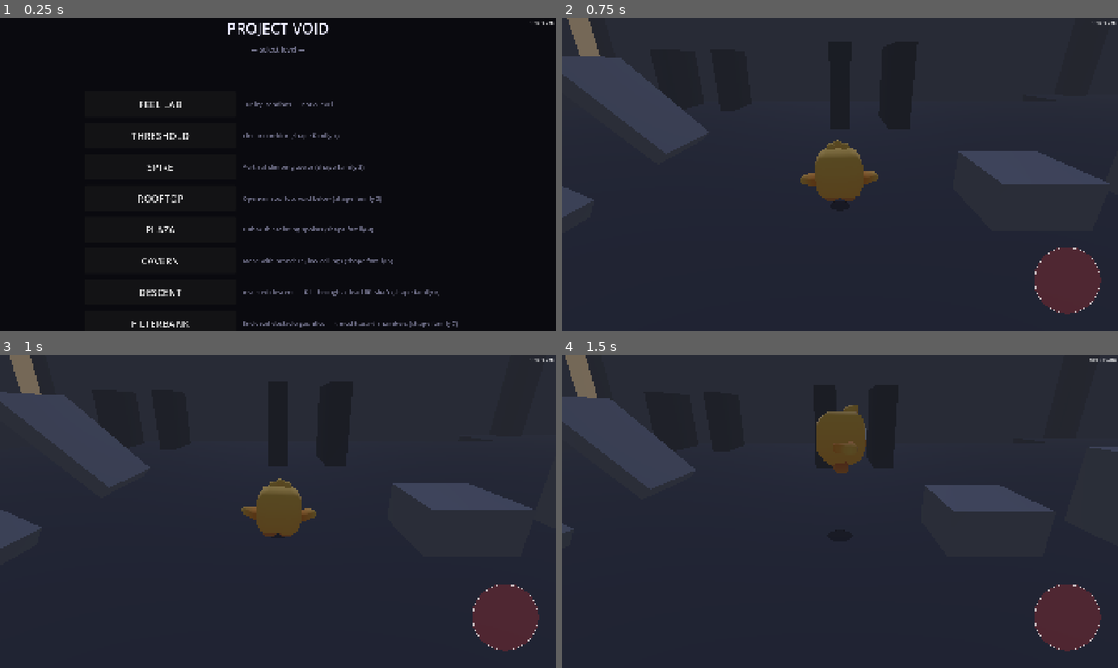
Above: before the commit, frames 1-4 (two rows, left to right).
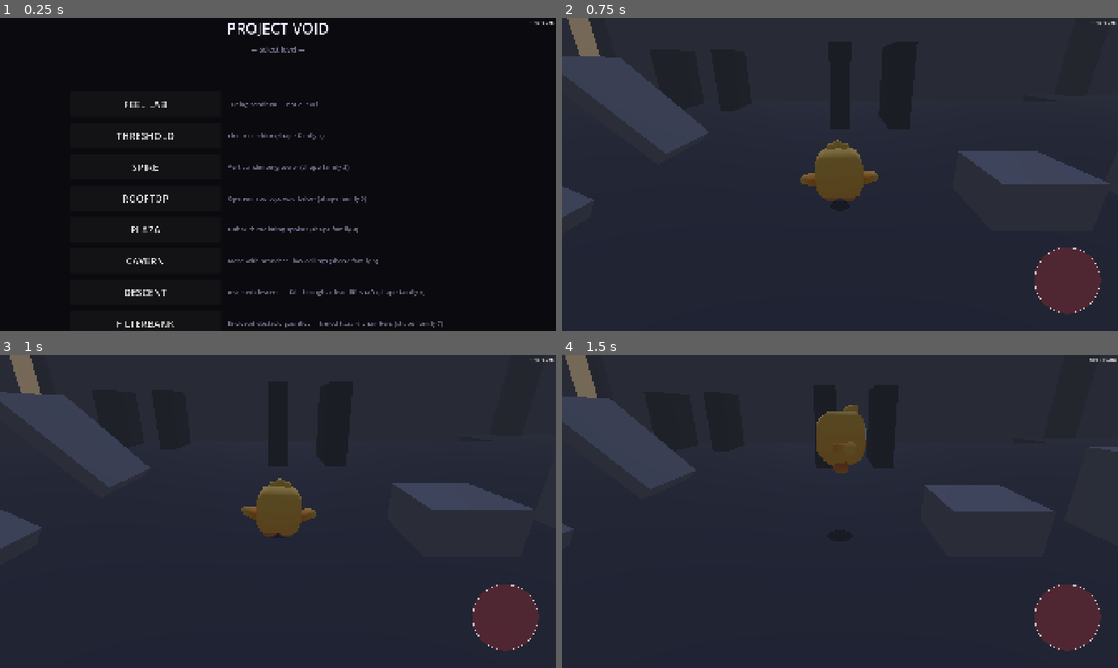
Above: after the commit, the same moments.

Repository: Adam-Vozzo/mobile-game-6
Game: Godot game, scene res://scenes/ui/level_select.tscn
The game is run twice, just before and just after one commit, with the same random seed, the same clock (stepped at 60 frames per second) and the same inputs.
Inputs (mouse positions are in pixels of both pictures, inside the frame that each line leads up to):
- Up to frame 1 (0.25 s): no input
- Up to frame 2 (0.75 s): click "FEEL LAB" at 0.5 s
- Up to frame 3 (1 s): no input
- Up to frame 4 (1.5 s): tap Enter at 1.25 s; move the mouse to (962, 495) at 1.27 s; hold Right (move_right) from 1.28 s (still down); hold Space (jump) from 1.28 s (still down); click (962, 495) at 1.42 s

The runs differ from the first frame. In frame 1, 2.9% of the frame differs, in the area x 21-83%, y 26-99%; in frame 2, nothing differs; in frame 3, nothing differs; in frame 4, nothing differs.

Commit message:
feat: Arena — ringed arena (shape-family 9, iter 104); breadth directive complete
Adds scenes/levels/arena.tscn + scripts/levels/arena.gd: "The Annulus",
a decommissioned pressure containment ring. Eastern arc collapsed; player
circuits the western three-quarter ring and vaults to a floating altar.

Route: SpawnSlab → SWCorner → WestArm → [MovPlatArena 9 m void, 4.5 s
period, 0.5 m clearances] → NWCorner (CP) → NorthArm [PatrolSentry ±3 m
X, 2.0 m/s] → [3.5 m horizontal + 4 m vertical vault] → CentralAltar (WIN).
One DataShard on ShardPedestal in the void (2.5 m south jump from NorthArm).
KillFloor at Y=-22. Sodium amber → cold blue → biolume cyan lighting arc.

Level selector (scripts/ui/level_select.gd) and dev menu Load Level
(tools/dev_menu/dev_menu_overlay.gd) updated with Arena entry.

All 9 shape families from docs/CLAUDE.md are now playable. Breadth
directive fulfilled. Escalating to human to pick a survivor shape.

https://claude.ai/code/session_01Seji735jnUwij2sVp2b5Ne

Diff:
--- /dev/null
+++ b/scenes/levels/arena.tscn
@@ -0,0 +1,268 @@
+[gd_scene load_steps=30 format=3]
+
+[ext_resource type="Script" path="res://scripts/levels/arena.gd" id="1_arena"]
+[ext_resource type="Script" path="res://scripts/levels/checkpoint.gd" id="2_cp"]
+[ext_resource type="Script" path="res://scripts/levels/win_state.gd" id="3_win"]
+[ext_resource type="PackedScene" path="res://scenes/player/player.tscn" id="4_player"]
+[ext_resource type="PackedScene" path="res://scenes/player/camera_rig.tscn" id="5_camrig"]
+[ext_resource type="PackedScene" path="res://scenes/ui/touch_overlay.tscn" id="6_touch"]
+[ext_resource type="Material" path="res://resources/materials/mat_concrete.tres" id="7_matC"]
+[ext_resource type="Material" path="res://resources/materials/mat_concrete_dark.tres" id="8_matCd"]
+[ext_resource type="Script" path="res://scripts/levels/ghost_trail_renderer.gd" id="9_ghost"]
+[ext_resource type="Script" path="res://tools/debug/player_debug_draw.gd" id="10_dbg"]
+[ext_resource type="PackedScene" path="res://scenes/levels/data_shard.tscn" id="11_shard"]
+[ext_resource type="Script" path="res://scripts/levels/moving_platform.gd" id="12_movp"]
+[ext_resource type="Script" path="res://scripts/levels/hazard_body.gd" id="13_hazard"]
+
+[sub_resource type="Environment" id="E_env"]
+background_mode = 1
+background_color = Color(0.02, 0.02, 0.03, 1)
+ambient_light_source = 2
+ambient_light_color = Color(0.06, 0.08, 0.14, 1)
+ambient_light_energy = 0.12
+tonemap_mode = 2
+fog_enabled = true
+fog_light_color = Color(0.02, 0.03, 0.06, 1)
+fog_light_energy = 1.0
+fog_density = 0.055
+fog_aerial_perspective = 0.25
+fog_sky_affect = 0.0
+
+[sub_resource type="BoxMesh" id="M_spawn"]
+material = ExtResource("8_matCd")
+size = Vector3(12, 0.5, 4)
+
+[sub_resource type="BoxShape3D" id="S_full"]
+size = Vector3(12, 0.5, 4)
+
+[sub_resource type="BoxMesh" id="M_north"]
+material = ExtResource("7_matC")
+size = Vector3(12, 0.5, 4)
+
+[sub_resource type="BoxMesh" id="M_corner"]
+material = ExtResource("8_matCd")
+size = Vector3(4, 0.5, 4)
+
+[sub_resource type="BoxShape3D" id="S_corner"]
+size = Vector3(4, 0.5, 4)
+
+[sub_resource type="BoxMesh" id="M_arm"]
+material = ExtResource("8_matCd")
+size = Vector3(4, 0.5, 3)
+
+[sub_resource type="BoxShape3D" id="S_arm"]
+size = Vector3(4, 0.5, 3)
+
+[sub_resource type="BoxMesh" id="M_altar"]
+material = ExtResource("7_matC")
+size = Vector3(5, 0.5, 5)
+
+[sub_resource type="BoxShape3D" id="S_altar"]
+size = Vector3(5, 0.5, 5)
+
+[sub_resource type="BoxMesh" id="M_sm"]
+material = ExtResource("8_matCd")
+size = Vector3(3, 0.5, 3)
+
+[sub_resource type="BoxShape3D" id="S_sm"]
+size = Vector3(3, 0.5, 3)
+
+[sub_resource type="BoxMesh" id="M_movp"]
+material = ExtResource("7_matC")
+size = Vector3(3, 0.5, 3)
+
+[sub_resource type="BoxMesh" id="M_col"]
+material = ExtResource("8_matCd")
+size = Vector3(0.8, 48, 0.8)
+
+[sub_resource type="BoxShape3D" id="S_cp"]
+size = Vector3(4, 3, 4)
+
+[sub_resource type="BoxShape3D" id="S_win"]
+size = Vector3(5, 2, 5)
+
+[sub_resource type="BoxShape3D" id="S_kill"]
+size = Vector3(36, 4, 36)
+
+[node name="Arena" type="Node3D"]
+script = ExtResource("1_arena")
+
+[node name="WorldEnv" type="WorldEnvironment" parent="."]
+environment = SubResource("E_env")
+
+[node name="KeyLight" type="DirectionalLight3D" parent="."]
+transform = Transform3D(1, 0, 0, 0, 0.940, 0.342, 0, -0.342, 0.940, 0, 20, 0)
+light_color = Color(0.28, 0.34, 0.58, 1)
+light_energy = 0.06
+shadow_enabled = false
+
+[node name="Lights" type="Node3D" parent="."]
+
+[node name="SpawnLight" type="OmniLight3D" parent="Lights"]
+transform = Transform3D(1, 0, 0, 0, 1, 0, 0, 0, 1, 0, 3, 8)
+light_color = Color(0.90, 0.62, 0.22, 1)
+light_energy = 2.0
+omni_range = 12.0
+
+[node name="SWLight" type="OmniLight3D" parent="Lights"]
+transform = Transform3D(1, 0, 0, 0, 1, 0, 0, 0, 1, -8, 3, 8)
+light_color = Color(0.85, 0.50, 0.18, 1)
+light_energy = 1.8
+omni_range = 10.0
+
+[node name="WestLight" type="OmniLight3D" parent="Lights"]
+transform = Transform3D(1, 0, 0, 0, 1, 0, 0, 0, 1, -8, 3, -1)
+light_color = Color(0.30, 0.42, 0.85, 1)
+light_energy = 2.0
+omni_range = 12.0
+
+[node name="NWLight" type="OmniLight3D" parent="Lights"]
+transform = Transform3D(1, 0, 0, 0, 1, 0, 0, 0, 1, -8, 3, -8)
+light_color = Color(0.28, 0.40, 0.85, 1)
+light_energy = 2.0
+omni_range = 12.0
+
+[node name="NorthLight" type="OmniLight3D" parent="Lights"]
+transform = Transform3D(1, 0, 0, 0, 1, 0, 0, 0, 1, 0, 3, -8)
+light_color = Color(0.25, 0.42, 0.82, 1)
+light_energy = 2.0
+omni_range = 14.0
+
+[node name="AltarLight" type="OmniLight3D" parent="Lights"]
+transform = Transform3D(1, 0, 0, 0, 1, 0, 0, 0, 1, 0, 5, 0)
+light_color = Color(0.15, 0.88, 0.80, 1)
+light_energy = 4.0
+omni_range = 14.0
+
+[node name="PlayerSpawn" type="Marker3D" parent="."]
+transform = Transform3D(1, 0, 0, 0, 1, 0, 0, 0, 1, 0, 1, 8)
+
+[node name="Player" parent="." instance=ExtResource("4_player")]
+transform = Transform3D(1, 0, 0, 0, 1, 0, 0, 0, 1, 0, 1, 8)
+
+[node name="CameraRig" parent="." instance=ExtResource("5_camrig")]
+target_path = NodePath("../Player")
+
+[node name="TouchOverlay" parent="." instance=ExtResource("6_touch")]
+
+[node name="PlayerDebugDraw" type="MeshInstance3D" parent="."]
+script = ExtResource("10_dbg")
+
+[node name="GhostTrailRenderer" type="Node3D" parent="."]
+script = ExtResource("9_ghost")
+
+[node name="Platforms" type="Node3D" parent="."]
+
+[node name="SpawnSlab" type="StaticBody3D" parent="Platforms"]
+transform = Transform3D(1, 0, 0, 0, 1, 0, 0, 0, 1, 0, -0.25, 8)
+[node name="Mesh" type="MeshInstance3D" parent="Platforms/SpawnSlab"]
+mesh = SubResource("M_spawn")
+[node name="Collider" type="CollisionShape3D" parent="Platforms/SpawnSlab"]
+shape = SubResource("S_full")
+
+[node name="SWCorner" type="StaticBody3D" parent="Platforms"]
+transform = Transform3D(1, 0, 0, 0, 1, 0, 0, 0, 1, -8, -0.25, 8)
+[node name="Mesh" type="MeshInstance3D" parent="Platforms/SWCorner"]
+mesh = SubResource("M_corner")
+[node name="Collider" type="CollisionShape3D" parent="Platforms/SWCorner"]
+shape = SubResource("S_corner")
+
+[node name="WestArm" type="StaticBody3D" parent="Platforms"]
+transform = Transform3D(1, 0, 0, 0, 1, 0, 0, 0, 1, -8, -0.25, 4.5)
+[node name="Mesh" type="MeshInstance3D" parent="Platforms/WestArm"]
+mesh = SubResource("M_arm")
+[node name="Collider" type="CollisionShape3D" parent="Platforms/WestArm"]
+shape = SubResource("S_arm")
+
+[node name="NWCorner" type="StaticBody3D" parent="Platforms"]
+transform = Transform3D(1, 0, 0, 0, 1, 0, 0, 0, 1, -8, -0.25, -8)
+[node name="Mesh" type="MeshInstance3D" parent="Platforms/NWCorner"]
+mesh = SubResource("M_corner")
+[node name="Collider" type="CollisionShape3D" parent="Platforms/NWCorner"]
+shape = SubResource("S_corner")
+
+[node name="NorthArm" type="StaticBody3D" parent="Platforms"]
+transform = Transform3D(1, 0, 0, 0, 1, 0, 0, 0, 1, 0, -0.25, -8)
+[node name="Mesh" type="MeshInstance3D" parent="Platforms/NorthArm"]
+mesh = SubResource("M_north")
+[node name="Collider" type="CollisionShape3D" parent="Platforms/NorthArm"]
+shape = SubResource("S_full")
+
+[node name="CentralAltar" type="StaticBody3D" parent="Platforms"]
+transform = Transform3D(1, 0, 0, 0, 1, 0, 0, 0, 1, 0, 3.75, 0)
+[node name="Mesh" type="MeshInstance3D" parent="Platforms/CentralAltar"]
+mesh = SubResource("M_altar")
+[node name="Collider" type="CollisionShape3D" parent="Platforms/CentralAltar"]
+shape = SubResource("S_altar")
+
+[node name="ShardPedestal" type="StaticBody3D" parent="Platforms"]
+transform = Transform3D(1, 0, 0, 0, 1, 0, 0, 0, 1, -3, -0.25, -2)
+[node name="Mesh" type="MeshInstance3D" parent="Platforms/ShardPedestal"]
+mesh = SubResource("M_sm")
+[node name="Collider" type="CollisionShape3D" parent="Platforms/ShardPedestal"]
+shape = SubResource("S_sm")
+
+[node name="Dressing" type="Node3D" parent="."]
+
+[node name="StubSE" type="MeshInstance3D" parent="Dressing"]
+transform = Transform3D(1, 0, 0, 0, 1, 0, 0, 0, 1, 8, -0.25, 8)
+mesh = SubResource("M_sm")
+
+[node name="StubNE" type="MeshInstance3D" parent="Dressing"]
+transform = Transform3D(1, 0, 0, 0, 1, 0, 0, 0, 1, 8, -0.25, -8)
+mesh = SubResource("M_sm")
+
+[node name="ColA" type="MeshInstance3D" parent="Dressing"]
+transform = Transform3D(1, 0, 0, 0, 1, 0, 0, 0, 1, 2.5, 0, 2.5)
+mesh = SubResource("M_col")
+
+[node name="ColB" type="MeshInstance3D" parent="Dressing"]
+transform = Transform3D(1, 0, 0, 0, 1, 0, 0, 0, 1, 2.5, 0, -2.5)
+mesh = SubResource("M_col")
+
+[node name="ColC" type="MeshInstance3D" parent="Dressing"]
+transform = Transform3D(1, 0, 0, 0, 1, 0, 0, 0, 1, -2.5, 0, 2.5)
+mesh = SubResource("M_col")
+
+[node name="ColD" type="MeshInstance3D" parent="Dressing"]
+transform = Transform3D(1, 0, 0, 0, 1, 0, 0, 0, 1, -2.5, 0, -2.5)
+mesh = SubResource("M_col")
+
+[node name="MovingPlatforms" type="Node3D" parent="."]
+
+[node name="MovPlatArena" type="AnimatableBody3D" parent="MovingPlatforms"]
+transform = Transform3D(1, 0, 0, 0, 1, 0, 0, 0, 1, -8, -0.25, 1)
+script = ExtResource("12_movp")
+travel = Vector3(0, 0, -6)
+period_seconds = 4.5
+[node name="Mesh" type="MeshInstance3D" parent="MovingPlatforms/MovPlatArena"]
+mesh = SubResource("M_movp")
+[node name="Collider" type="CollisionShape3D" parent="MovingPlatforms/MovPlatArena"]
+shape = SubResource("S_sm")
+
+[node name="KillFloor" type="Area3D" parent="."]
+transform = Transform3D(1, 0, 0, 0, 1, 0, 0, 0, 1, 0, -22, 0)
+script = ExtResource("13_hazard")
+collision_layer = 0
+collision_mask = 2
+[node name="Collider" type="CollisionShape3D" parent="KillFloor"]
+shape = SubResource("S_kill")
+
+[node name="DataShard1" parent="." instance=ExtResource("11_shard")]
+transform = Transform3D(1, 0, 0, 0, 1, 0, 0, 0, 1, -3, 0.75, -2)
+
+[node name="Checkpoint1" type="Area3D" parent="."]
+transform = Transform3D(1, 0, 0, 0, 1, 0, 0, 0, 1, -8, 1, -8)
+script = ExtResource("2_cp")
+collision_layer = 0
+collision_mask = 2
+[node name="Collider" type="CollisionShape3D" parent="Checkpoint1"]
+shape = SubResource("S_cp")
+
+[node name="WinZone" type="Area3D" parent="."]
+transform = Transform3D(1, 0, 0, 0, 1, 0, 0, 0, 1, 0, 4.5, 0)
+script = ExtResource("3_win")
+collision_layer = 0
+collision_mask = 2
+[node name="Collider" type="CollisionShape3D" parent="WinZone"]
+shape = SubResource("S_win")
--- /dev/null
+++ b/scripts/levels/arena.gd
@@ -0,0 +1,90 @@
+extends Node3D
+## Arena — Gate 1 level candidate, shape-family: ringed arena.
+##
+## Parti: "The Annulus" — a decommissioned megastructure pressure containment
+## ring. The ring's eastern arc has collapsed into the void; the Stray enters
+## through a breach in the southern wall, circles the intact western arc, and
+## vaults to the control node floating at the ring's centre.
+##
+## Shape family: ringed arena. Floor plan from above = an incomplete square
+## ring (three-quarter frame) surrounding a central open void. The central
+## altar is visible from every point on the ring but only reachable from the
+## north arm's inner edge. Distinct from all prior shape families:
+##   - Not Threshold: inner void is always present; no enclosing walls.
+##   - Not Spire: horizontal traversal around a void, not vertical ascent.
+##   - Not Rooftop: void is internal — the player rings it, not skirts it.
+##   - Not Plaza: no hub-and-spoke; the ring IS the floor plan.
+##   - Not Cavern: open overhead, no tunnel compression.
+##   - Not Descent: falling is failure, not the mechanic.
+##   - Not Filterbank: continuous looping route, not sequential chambers.
+##   - Not Viaduct: wide walkway loops around a void, not thin spans over it.
+##
+## Layout (ring inner void ±6 m; ring width 4 m; outer boundary ±10 m):
+##   SpawnSlab (S) → walk west → SWCorner → WestArm →
+##   [0.5 m hop + 6 m ride + 0.5 m hop: moving platform across 9 m void] →
+##   NWCorner (CP) → NorthArm [sentry] → [3.5 m + 4 m vault] → CentralAltar (WIN)
+##   Side: NWCorner east edge → [1.5 m east jump] → ShardPedestal (Shard 1)
+##         or NorthArm south edge → [2.5 m south jump] → ShardPedestal
+##
+## East side of ring is collapsed: no SECorner, EArm, or NECorner.
+## The void is visible from spawn; CentralAltar biolume marks the goal.
+##
+## Skill target: ~50 s skilled / ~3 min new player.
+## Checkpoint at NWCorner (after moving platform crossing, before sentry + vault).
+
+@export var spawn_marker_path: NodePath = ^"PlayerSpawn"
+## Placeholder — calibrate after first on-device wall-clock run (3–5 deaths).
+@export var par_time_seconds: float = 50.0
+
+@onready var _spawn: Marker3D = get_node_or_null(spawn_marker_path) as Marker3D
+
+var _results_panel: ResultsPanel = null
+
+
+func _ready() -> void:
+	if _spawn != null:
+		for player: Node in get_tree().get_nodes_in_group(&"player"):
+			if player is Node3D:
+				(player as Node3D).global_transform = _spawn.global_transform
+	if has_node("/root/Game"):
+		Game.current_level_path = scene_file_path
+		Game.shards_total = get_tree().get_nodes_in_group(&"data_shard").size()
+		Game.level_completed.connect(_on_level_completed)
+		Game.start_run()
+	_results_panel = ResultsPanel.new()
+	add_child(_results_panel)
+	if has_node("/root/Audio"):
+		Audio.set_ambient_zone(1)
+	_spawn_sentry()
+
+
+func _on_level_completed() -> void:
+	if _results_panel != null:
+		_results_panel.show_results(
+			Game.run_time_seconds,
+			par_time_seconds,
+			Game.shards_collected,
+			Game.shards_total,
+		)
+
+
+func get_spawn_transform() -> Transform3D:
+	if _spawn != null:
+		return _spawn.global_transform
+	return Transform3D.IDENTITY
+
+
+func _spawn_sentry() -> void:
+	var ps_script := load("res://scripts/enemies/patrol_sentry.gd")
+	if ps_script == null:
+		return
+	# NorthArm sentry: sweeps the arm's X-axis.  Player must read the rhythm
+	# before committing to the inner-edge run-up for the final vault.
+	# patrol_distance=6 → ±3 m from arm centre, covering most of the 12 m arm.
+	var s: AnimatableBody3D = ps_script.new()
+	s.name = &"SentryNorth"
+	s.position = Vector3(0.0, 1.2, -8.0)
+	s.set(&"patrol_axis", Vector3(1.0, 0.0, 0.0))
+	s.set(&"patrol_distance", 6.0)
+	s.set(&"patrol_speed", 2.0)
+	add_child(s)
--- a/scripts/ui/level_select.gd
+++ b/scripts/ui/level_select.gd
@@ -49,6 +49,11 @@
 		"name": "VIADUCT",
 		"path": "res://scenes/levels/viaduct.tscn",
 		"desc": "Exposed bridge crossing — narrow spans over a deep void (shape family 8)",
+	},
+	{
+		"name": "ARENA",
+		"path": "res://scenes/levels/arena.tscn",
+		"desc": "Ringed arena — broken pressure ring, circle the void, vault the altar (shape family 9)",
 	},
 ]
 
--- a/tools/dev_menu/dev_menu_overlay.gd
+++ b/tools/dev_menu/dev_menu_overlay.gd
@@ -290,6 +290,7 @@
 		{"label": "Descent (inverted)", "path": "res://scenes/levels/descent.tscn"},
 		{"label": "Filterbank (gauntlet)", "path": "res://scenes/levels/gauntlet.tscn"},
 		{"label": "Viaduct (bridge)",    "path": "res://scenes/levels/viaduct.tscn"},
+		{"label": "Arena (ring)",        "path": "res://scenes/levels/arena.tscn"},
 		{"label": "Feel Lab",           "path": "res://scenes/levels/feel_lab.tscn"},
 	]
 	for entry: Dictionary in levels:
Not shown, changed: README.md
Not shown, changed: docs/PLAN.md
